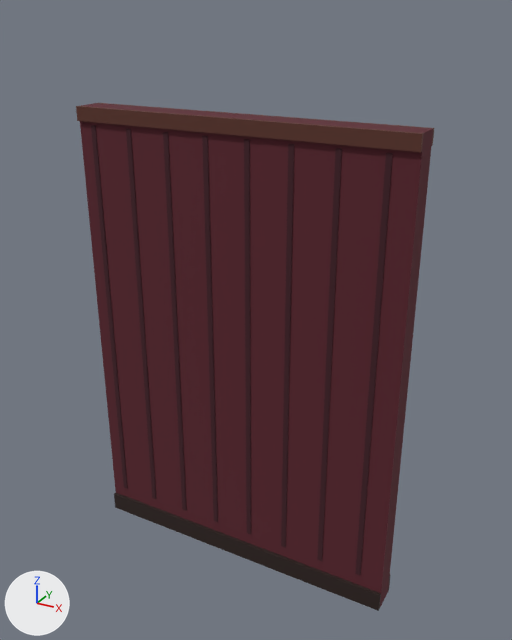
The Blender file Art/Source/Environment/ParedeLisa/SM_ENV_ParedeLisa_Blockout.blend: old version first, new version second.
The view is the same before and after, from a camera (50 mm lens) standing at (1.9, -3.26, 3.31) and looking at (0.07, 0.06, 1.65). The axes (+X, +Y, +Z) are drawn at lower left. The lights are the same throughout. The picture after the commit comes second.

Objects in the first picture: 'SM_ENV_ParedeLisa'.
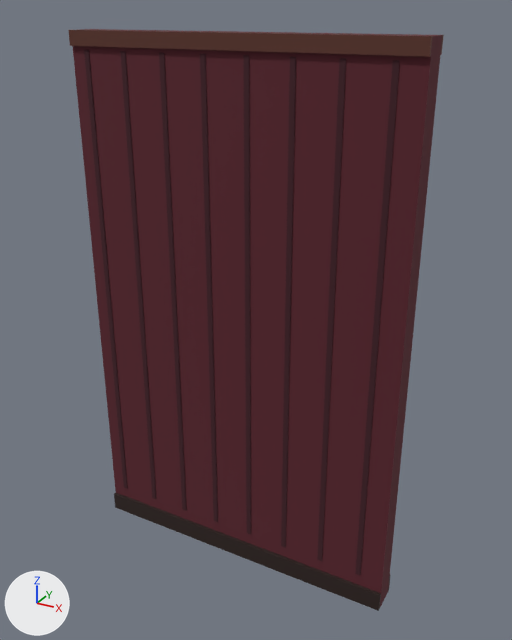
Pixel boxes (x1, y1, x2, y2) of what changed, in the pictures (512 x 640 px; the box of a moved part takes in the faces that stretch with it):
```json
{"object": "SM_ENV_ParedeLisa", "change": "reshaped", "before": [76, 103, 434, 611], "after": [68, 29, 444, 611], "on screen": "15% taller"}
{"part": 1, "of": "me_sm_env_paredelisa", "change": "moved or reshaped", "before": [76, 106, 424, 152], "after": [68, 30, 433, 57]}
{"part": 2, "of": "me_sm_env_paredelisa", "change": "moved or reshaped", "before": [101, 103, 434, 146], "after": [108, 29, 444, 55]}
{"part": 3, "of": "me_sm_env_paredelisa", "change": "moved or reshaped", "before": [80, 103, 433, 161], "after": [73, 29, 442, 161]}
```

The change, as JSON lines over the scene's bpy script:
```json
{"block": "me_sm_env_paredelisa", "where": "# used by ob_sm_env_paredelisa; location = (0.0, 0.0, 0.0)"}
{"op": "remove", "block": "me_sm_env_paredelisa", "code": "me_sm_env_paredelisa.from_pydata(...)  # 104 vertices, 78 faces; spans x -1.0..1.0, y -0.09..0.09, z 0.0..2.8"}
{"op": "add", "block": "me_sm_env_paredelisa", "code": "me_sm_env_paredelisa.from_pydata(...)  # 104 vertices, 78 faces; spans x -1.0..1.0, y -0.09..0.09, z 0.0..3.2"}
{"block": "me_sm_env_paredelisa", "change": "me_sm_env_paredelisa part 1: the loose piece of 8 vertices spanning x -1.0..1.0, y -0.09..-0.08, z 2.72..2.8 is moved by (0.0, 0.0, 0.4)"}
{"block": "me_sm_env_paredelisa", "change": "me_sm_env_paredelisa part 2: the loose piece of 8 vertices spanning x -1.0..1.0, y 0.08..0.09, z 2.72..2.8 is moved by (0.0, 0.0, 0.4)"}
{"block": "me_sm_env_paredelisa", "change": "me_sm_env_paredelisa part 3: 36 of the vertices in x -1.0..1.0, y -0.08..0.08, z 2.7..2.8 are moved by (0.0, 0.0, 0.4)"}
```
